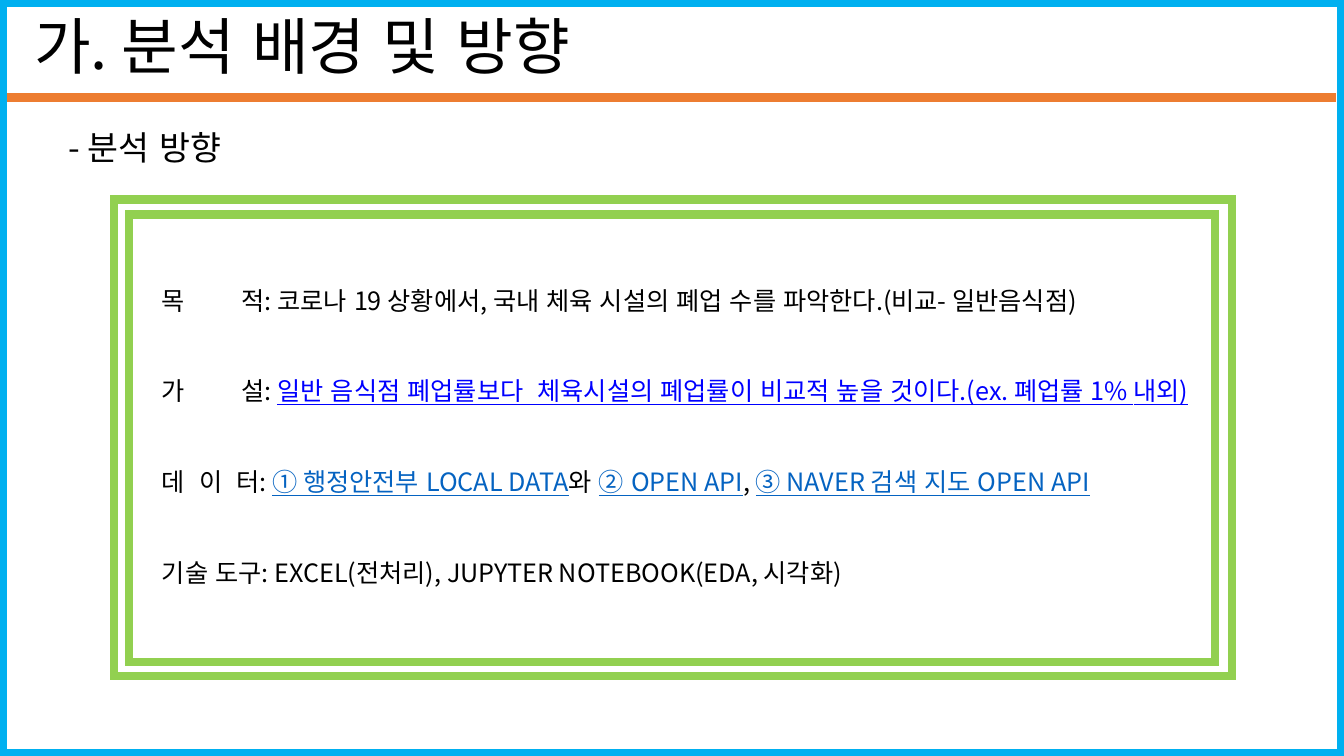
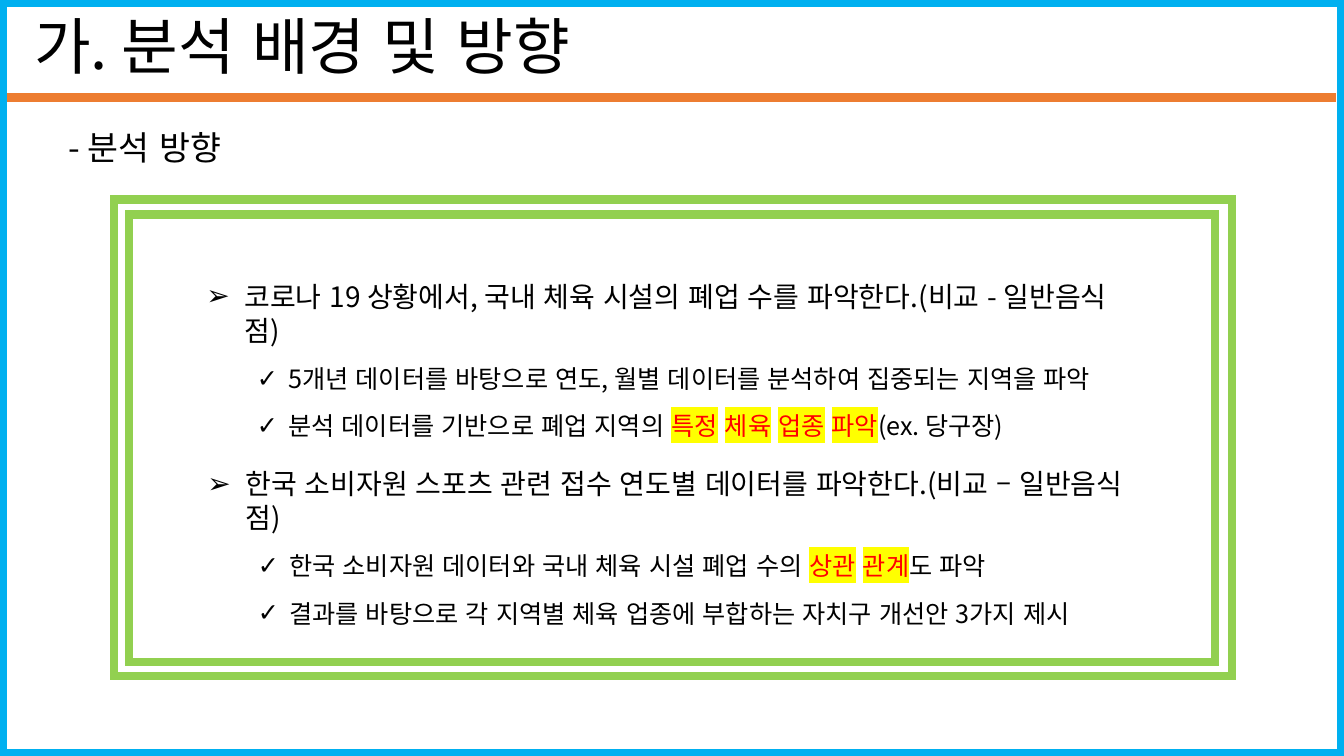
Before and after one commit to seungjae1162/SportsData, a slide deck: slide 7 of standard_in_2020-12-31/코로나19에따른 스포츠시설 폐업 수(20201228_20210103).pptx (slide 6 before the commit). Drawn at 1344x756 pixels with LibreOffice and Linux fonts; fonts in the diff are those of the drawing. Boxes give left, top, right and bottom in pixels: in the first picture for what was removed or moved away, otherwise in the second. Text is boxed around its words. In the diff, an @@ line names an element or a change of style, - is before the commit and + after.

```diff
--- a/standard_in_2020-12-31/코로나19에따른 스포츠시설 폐업 수(20201228_20210103).pptx
+++ b/standard_in_2020-12-31/코로나19에따른 스포츠시설 폐업 수(20201228_20210103).pptx
@@ text at (244, 283, 1107, 442): text changed @@
-목 적: 코로나 19 상황에서, 국내 체육 시설의 폐업 수를 파악한다.(비교- 일반음식점)
-가 설: 일반 음식점 폐업률보다 체육시설의 폐업률이 비교적 높을 것이다.(ex. 폐업률 1% 내외)
-데 이 터: ① 행정안전부 LOCAL DATA와 ② OPEN API, ③ NAVER 검색 지도 OPEN API
-기술 도구: EXCEL(전처리), JUPYTER NOTEBOOK(EDA, 시각화)
+➢ 코로나 19 상황에서, 국내 체육 시설의 폐업 수를 파악한다.(비교 - 일반음식점)
+  ✓ 5개년 데이터를 바탕으로 연도, 월별 데이터를 분석하여 집중되는 지역을 파악
+  ✓ 분석 데이터를 기반으로 폐업 지역의 특정 체육 업종 파악(ex. 당구장)
@@ text added at (245, 470, 1122, 625), 18 pt, text #000000 @@
+➢ 한국 소비자원 스포츠 관련 접수 연도별 데이터를 파악한다.(비교 – 일반음식점)
+  ✓ 한국 소비자원 데이터와 국내 체육 시설 폐업 수의 상관 관계도 파악
+  ✓ 결과를 바탕으로 각 지역별 체육 업종에 부합하는 자치구 개선안 3가지 제시
```
Also in this commit, not shown: 8 other slides changed, 5 slides added.
